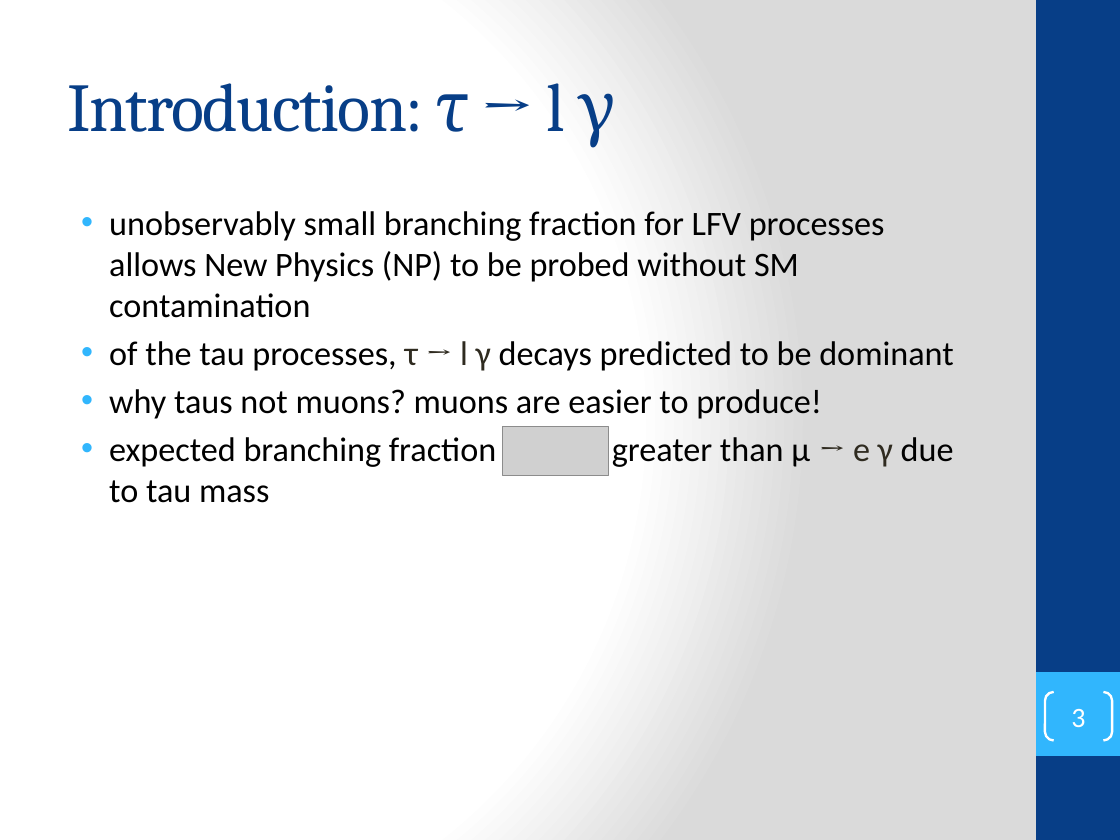
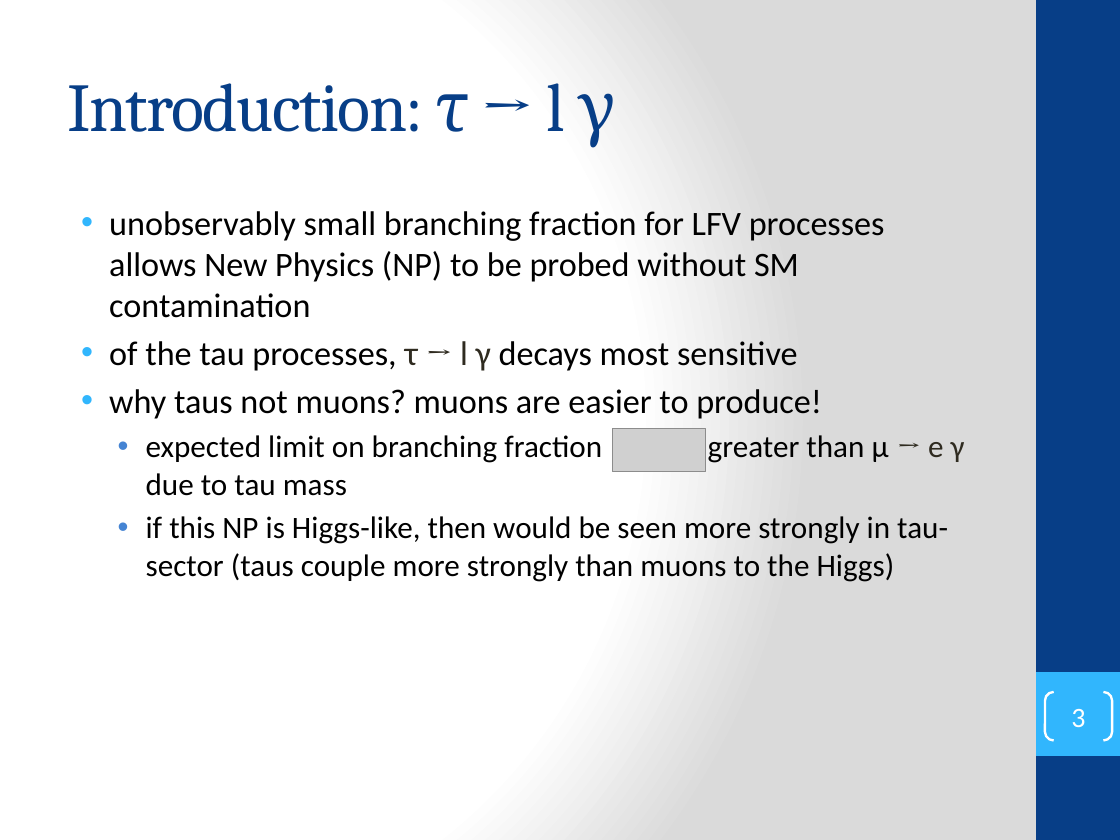
Before and after one commit to secret-agent-drone/lit-review, a slide deck: slide 3 of LiteratureReview_talk/lit_review_talk.pptx. Drawn at 1120x840 pixels with LibreOffice and Linux fonts; fonts in the diff are those of the drawing; grey boxes stand for pictures. Boxes give left, top, right and bottom in pixels: in the first picture for what was removed or moved away, otherwise in the second. Text is boxed around its words. In the diff, an @@ line names an element or a change of style, - is before the commit and + after.

```diff
--- a/LiteratureReview_talk/lit_review_talk.pptx
+++ b/LiteratureReview_talk/lit_review_talk.pptx
@@ text at bbox=[109, 341, 798, 371]: text changed @@
-• of the tau processes, τ → l γ decays predicted to be dominant
+• of the tau processes, τ → l γ decays most sensitive
@@ text at bbox=[146, 435, 965, 582]: text changed; size 22 to 20 pt @@
-• expected branching fraction greater than μ → e γ due to tau mass
+  • expected limit on branching fraction greater than μ → e γ due to tau mass
+  • if this NP is Higgs-like, then would be seen more strongly in tau-sector (taus couple more strongly than muons to the Higgs)
@@ picture removed at bbox=[503, 427, 609, 476] @@
@@ picture added at bbox=[613, 429, 707, 472] @@
```
Also in this commit, not shown: 2 other slides changed, 1 slide added, 1 slide removed, 19 other files.
